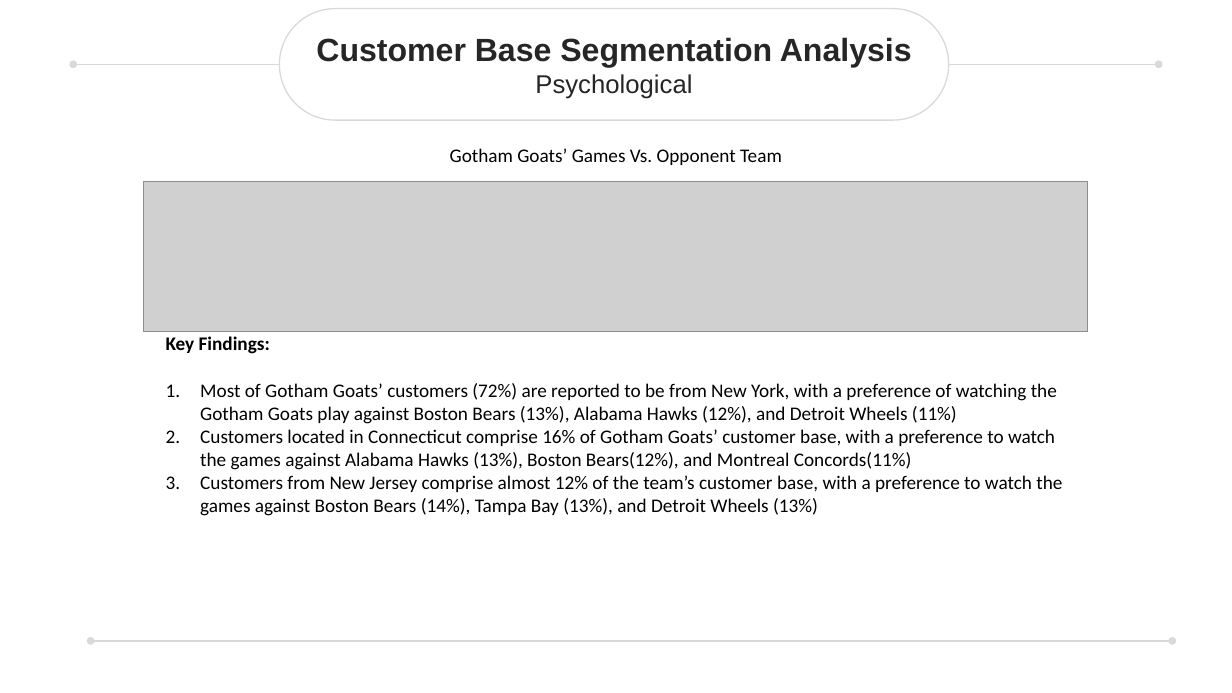
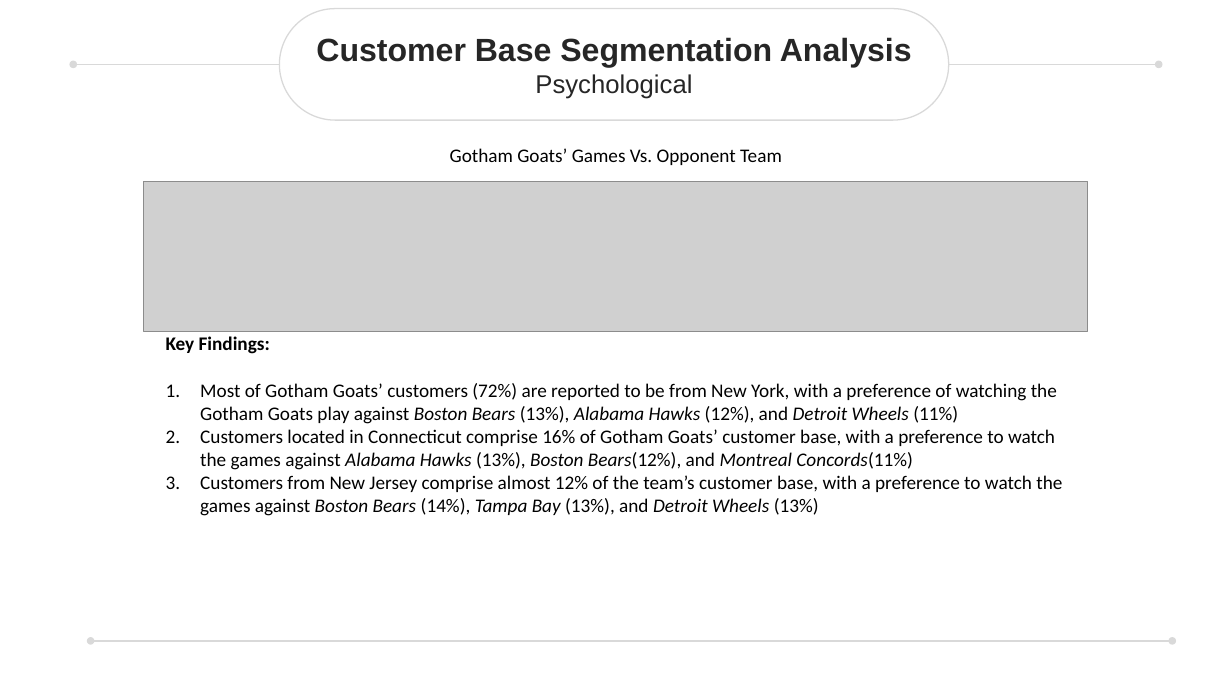
Before and after one commit to areselian/two-circles-assessment, a slide deck: slide 4 of TwoCirclesAssessmentSlides.pptx (slide 5 before the commit). Drawn at 1232x693 pixels with LibreOffice and Linux fonts; fonts in the diff are those of the drawing; grey boxes stand for pictures. Boxes give left, top, right and bottom in pixels: in the first picture for what was removed or moved away, otherwise in the second. Text is boxed around its words. In the diff, an @@ line names an element or a change of style, - is before the commit and + after.

```diff
--- a/TwoCirclesAssessmentSlides.pptx
+++ b/TwoCirclesAssessmentSlides.pptx
@@ text at (x1=200, y1=383, x2=1062, y2=516): italic on in "Boston Bears Alabama Hawks Detroit Wheels", "Alabama Hawks Boston Bears(12%), Montreal Concords(11%)", "Boston Bears Tampa Bay Detroit Wheels" @@
```
Also in this commit, not shown: 1 other slide changed, 2 other files.
